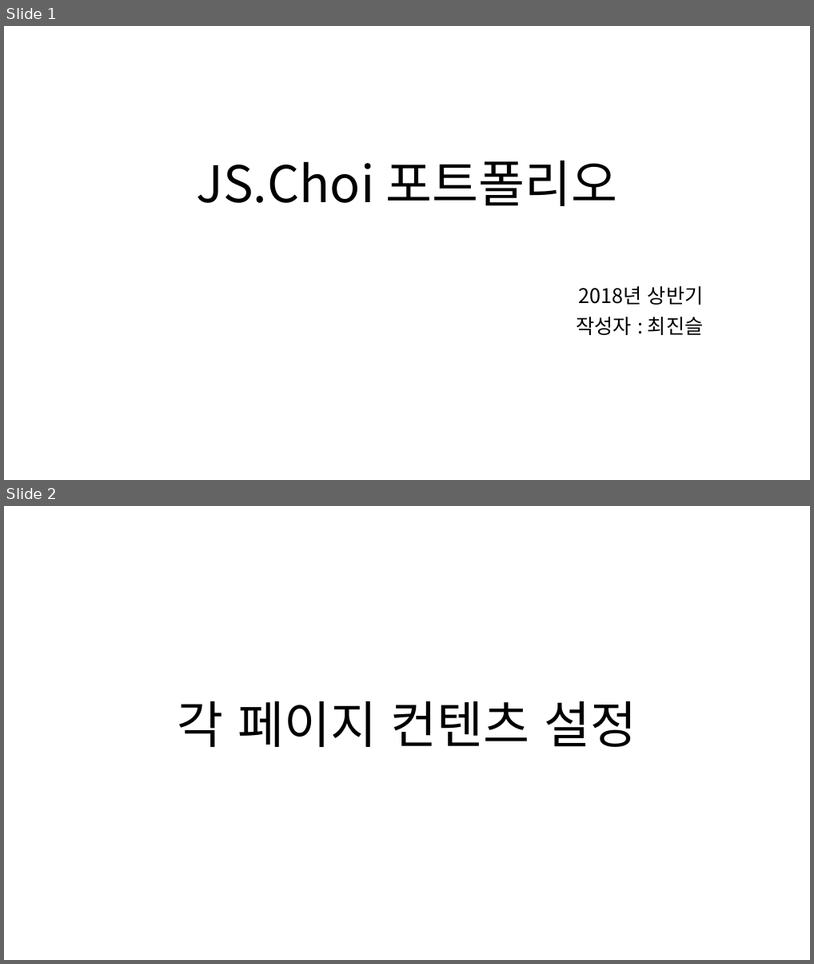
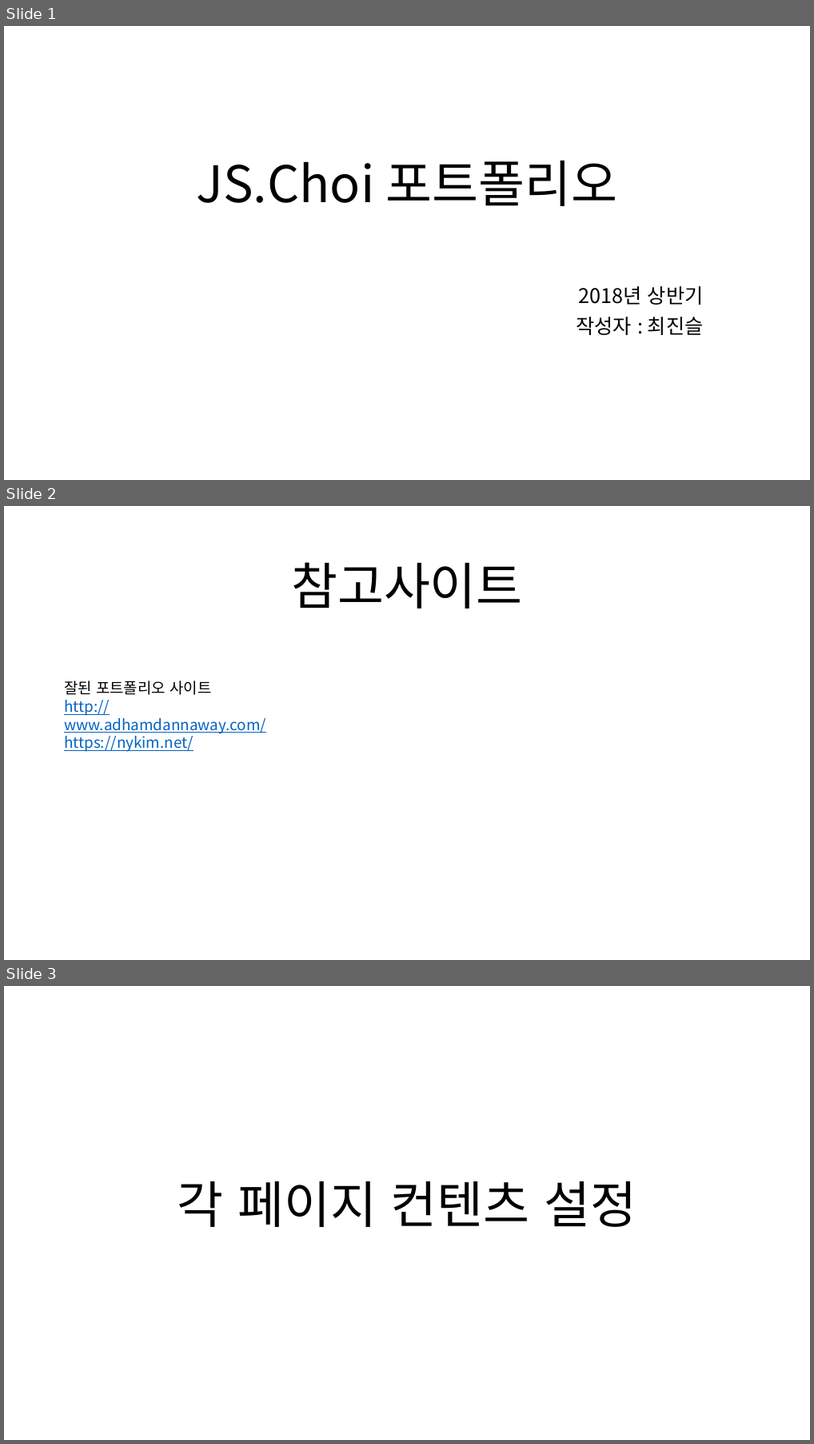
Before and after one commit to RyzeL/PORTFOLIO, a slide deck: 02_2018portfolio/00_plan/portfolio_jschoi.pptx. Shown one above the other, each under a label of ours: slides 1 and 2 before the commit, slides 1, 2 and 3 after it. The pictures are 814x964 and 814x1444 pixels, drawn with LibreOffice and Linux fonts; fonts in the diff are those of the drawing. Boxes give left, top, right and bottom in pixels: in the first picture for what was removed or moved away, otherwise in the second. Text is boxed around its words. In the diff, an @@ line names an element or a change of style, - is before the commit and + after.

```diff
--- a/02_2018portfolio/00_plan/portfolio_jschoi.pptx
+++ b/02_2018portfolio/00_plan/portfolio_jschoi.pptx
@@ slide 2 added at <box>4,506,810,960</box>, background #FFFFFF @@
@@ title added at <box>291,562,523,608</box>, 60 pt, text #000000 @@
+참고사이트
@@ text added at <box>64,680,266,752</box>, 18 pt, text #0563C1, underline @@
+잘된 포트폴리오 사이트
+http://www.adhamdannaway.com/
+https://nykim.net/
@@ what was slide 2 is now slide 3 @@
```
Also in this commit, not shown: 1 slide changed, 5 other files.
